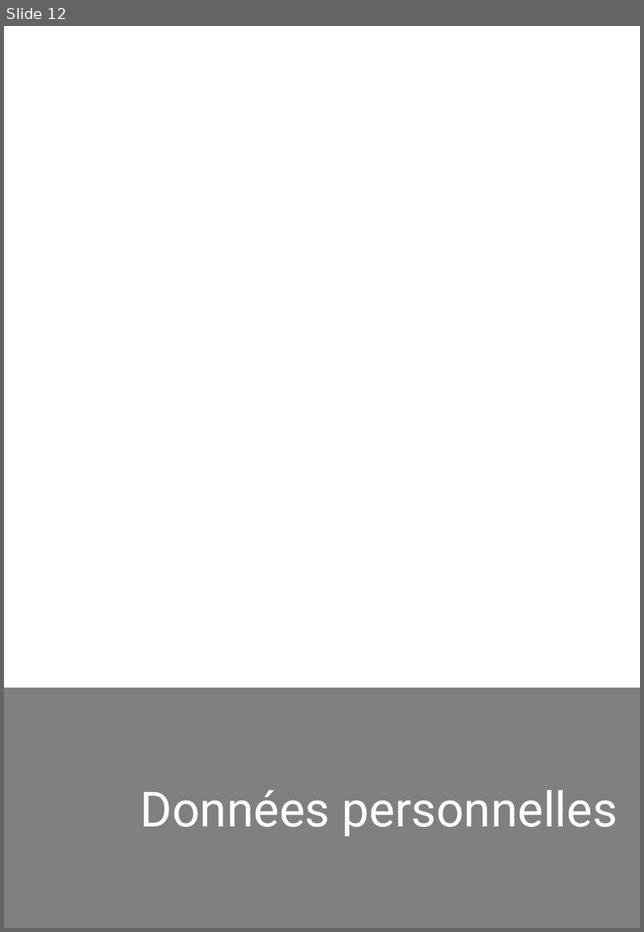
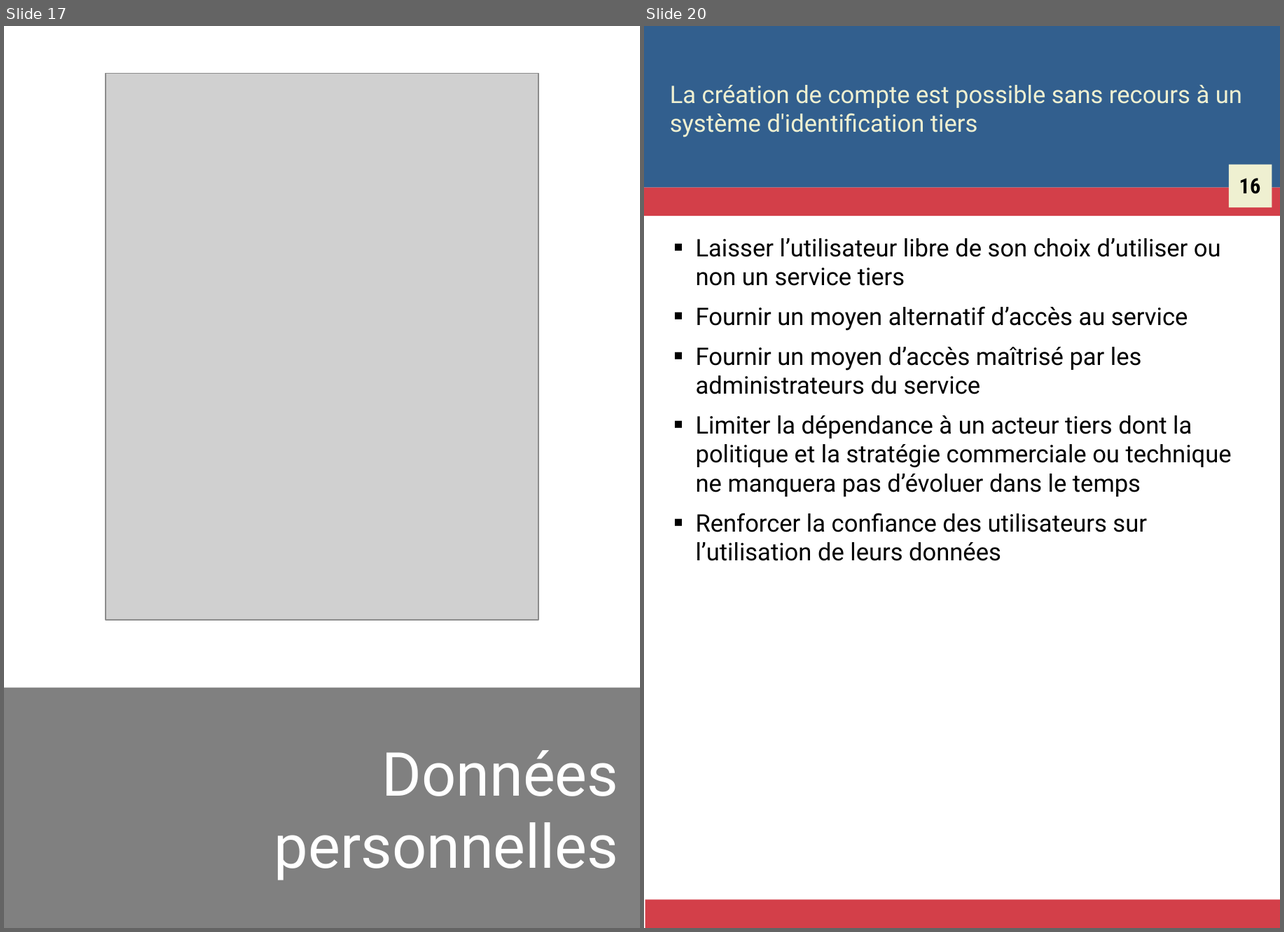
Before and after one commit to Zigazou/bonnes-pratiques-illustrees, a slide deck: bonnes-pratiques.odp. Shown side by side, each under a label of ours: slide 12 before the commit, slides 17 and 20 after it; the slides between them are not shown. The pictures are 644x932 and 1284x932 pixels, drawn with LibreOffice and Linux fonts; fonts in the diff are those of the drawing; grey boxes stand for pictures. Boxes give left, top, right and bottom in pixels: in the first picture for what was removed or moved away, otherwise in the second. Text is boxed around its words. In the diff, an @@ line names an element or a change of style, - is before the commit and + after.

```diff
--- a/bonnes-pratiques.odp
+++ b/bonnes-pratiques.odp
@@ slide 20 added at (644, 26, 1280, 928), background #FFFFFF @@
@@ rectangle added at (644, 26, 1280, 188), fill #325F8E @@
@@ title added at (670, 85, 1242, 137), 16 pt, text #EFF0D1 @@
+La création de compte est possible sans recours à un système d'identification tiers
@@ rectangle added at (1228, 165, 1271, 207), fill #EFF0D1 @@
@@ rectangle added at (644, 188, 1280, 216), fill #D33F49 @@
@@ text added at (1239, 178, 1261, 194), 14 pt, text #000000, bold @@
+16
@@ text added at (696, 238, 1231, 561), 16 pt, text #000000 @@
+■ Laisser l’utilisateur libre de son choix d’utiliser ou non un service tiers
+■ Fournir un moyen alternatif d’accès au service
+■ Fournir un moyen d’accès maîtrisé par les administrateurs du service
+■ Limiter la dépendance à un acteur tiers dont la politique et la stratégie commerciale ou technique ne manquera pas d’évoluer dans le temps
+■ Renforcer la confiance des utilisateurs sur l’utilisation de leurs données
@@ rectangle added at (645, 900, 1280, 928), fill #D33F49 @@
@@ what was slide 12 is now slide 17 @@
@@ slide 17 changed as well @@
@@ picture added at (106, 73, 538, 619) @@
@@ title "Données personnelles" at (274, 750, 619, 880): size 32 to 40 pt @@
```
Also in this commit, not shown: 24 other slides changed, 35 other slides added, 7 other files.
